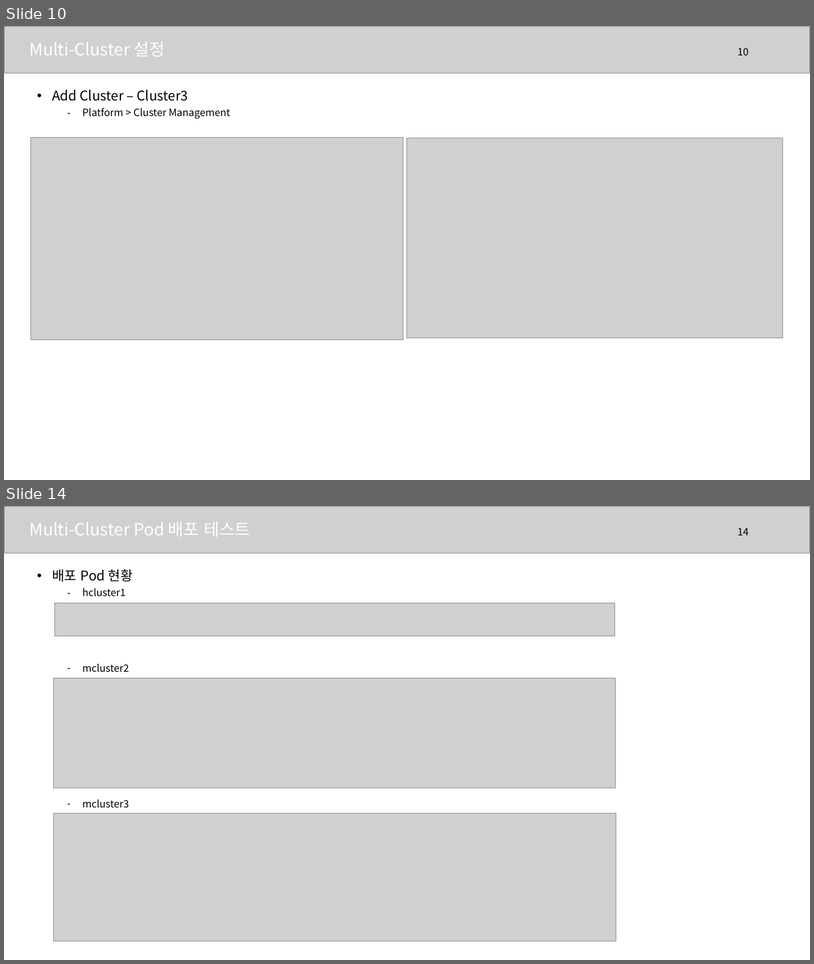
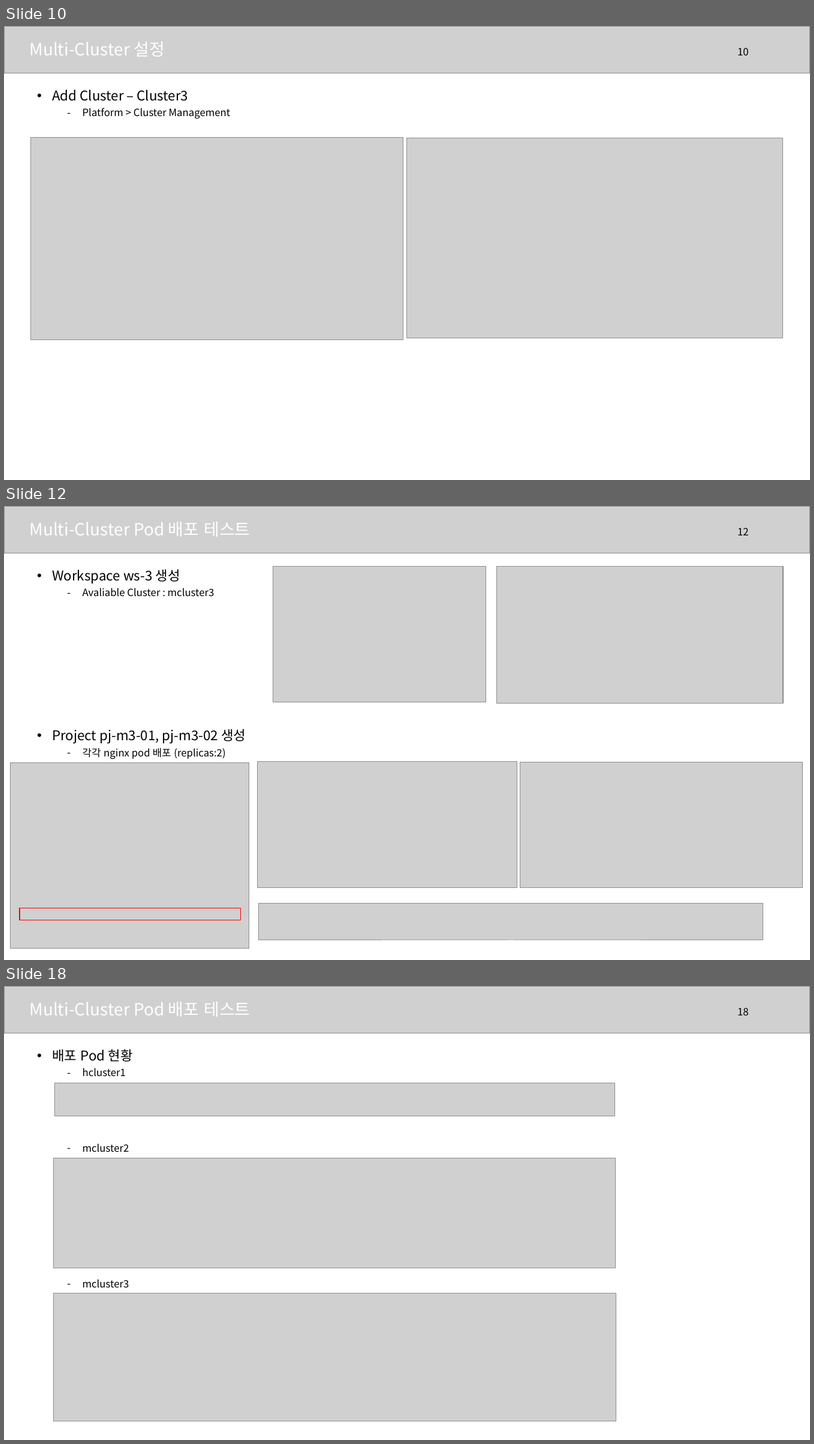
Before and after one commit to bluedove97/tstBash, a slide deck: multi-cluster_20230802.pptx. Shown one above the other, each under a label of ours: slides 10 and 14 before the commit, slides 10, 12 and 18 after it; the slides between them are not shown. The pictures are 814x964 and 814x1444 pixels, drawn with LibreOffice and Linux fonts; fonts in the diff are those of the drawing; grey boxes stand for pictures. Boxes give left, top, right and bottom in pixels: in the first picture for what was removed or moved away, otherwise in the second. Text is boxed around its words. In the diff, an @@ line names an element or a change of style, - is before the commit and + after.

Commit message:
multi-cluster update

```diff
--- a/multi-cluster_20230802.pptx
+++ b/multi-cluster_20230802.pptx
@@ slide 12 added at bbox=[4, 506, 810, 960], background #FFFFFF @@
@@ picture added at bbox=[4, 506, 810, 553] @@
@@ text added at bbox=[29, 522, 250, 537], 20 pt, text #FFFFFF @@
+Multi-Cluster Pod 배포 테스트
@@ page number added at bbox=[738, 528, 749, 535], 12 pt, text #000000 @@
+12
@@ text added at bbox=[52, 569, 246, 759], 12 pt, text #000000 @@
+• Workspace ws-3 생성
+  – Avaliable Cluster : mcluster3
+• Project pj-m3-01, pj-m3-02 생성
+  – 각각 nginx pod 배포 (replicas:2)
@@ picture added at bbox=[273, 566, 487, 702] @@
@@ picture added at bbox=[497, 566, 784, 703] @@
@@ picture added at bbox=[11, 763, 249, 948] @@
@@ picture added at bbox=[257, 762, 518, 888] @@
@@ picture added at bbox=[521, 762, 803, 888] @@
@@ rectangle added at bbox=[20, 907, 240, 920], outline #FF0000 1 pt @@
@@ picture added at bbox=[259, 903, 764, 940] @@
@@ what was slide 14 is now slide 18 @@
@@ page number at bbox=[738, 1008, 749, 1015]: text changed @@
-14
+18
```
Also in this commit, not shown: 4 slides changed, 5 other slides added, 1 other file.
